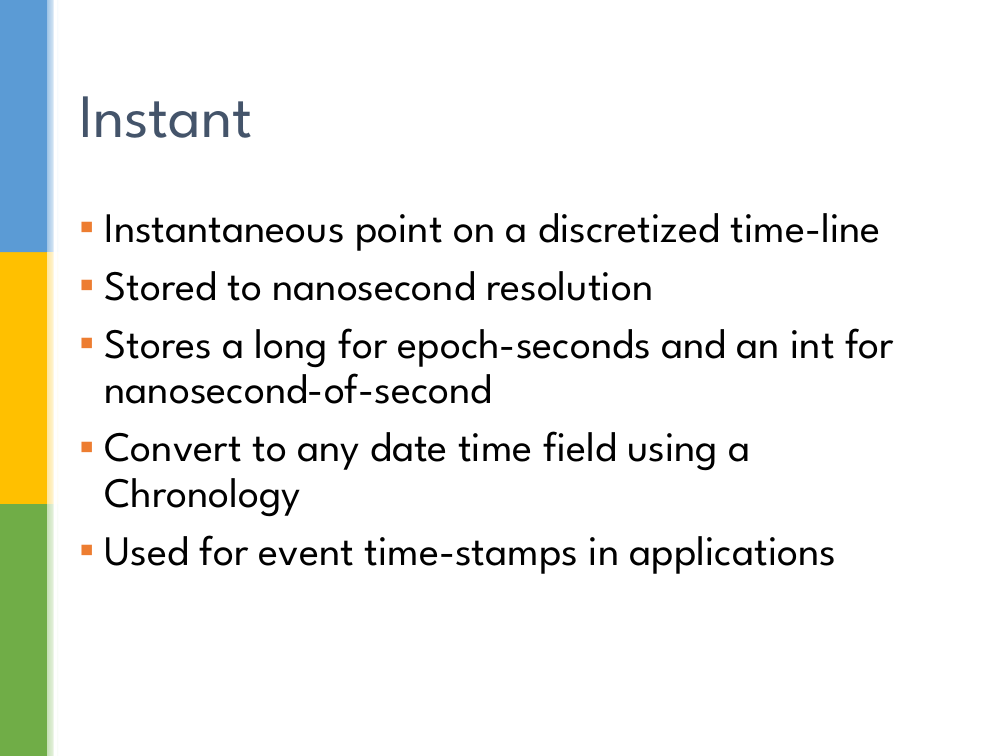
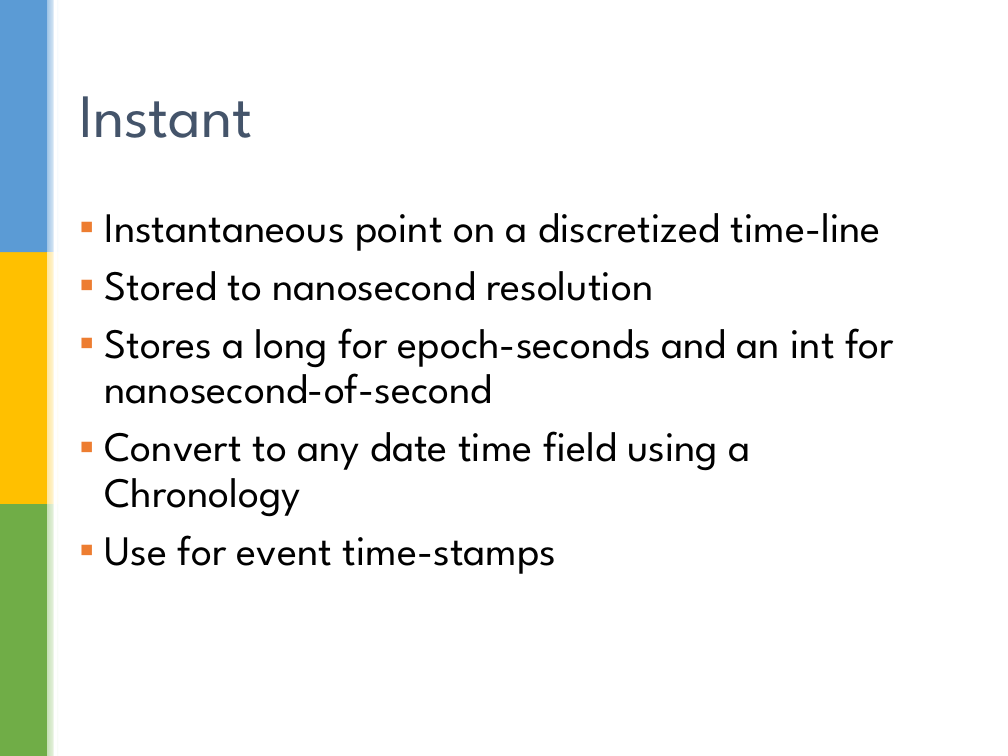
Before and after one commit to sualeh/make-a-date, a slide deck: slide 22 of Java 8 Date and Time API.pptx. Drawn at 1008x756 pixels with LibreOffice and Linux fonts; fonts in the diff are those of the drawing; background and template pictures are left out. Boxes give left, top, right and bottom in pixels: in the first picture for what was removed or moved away, otherwise in the second. Text is boxed around its words. In the diff, an @@ line names an element or a change of style, - is before the commit and + after.

```diff
--- a/Java 8 Date and Time API.pptx
+++ b/Java 8 Date and Time API.pptx
@@ text at bbox=[105, 535, 557, 574]: text changed @@
-▪ Used for event time-stamps in applications
+▪ Use for event time-stamps
```
Also in this commit, not shown: 24 other slides changed, 1 slide added, 1 slide removed.
